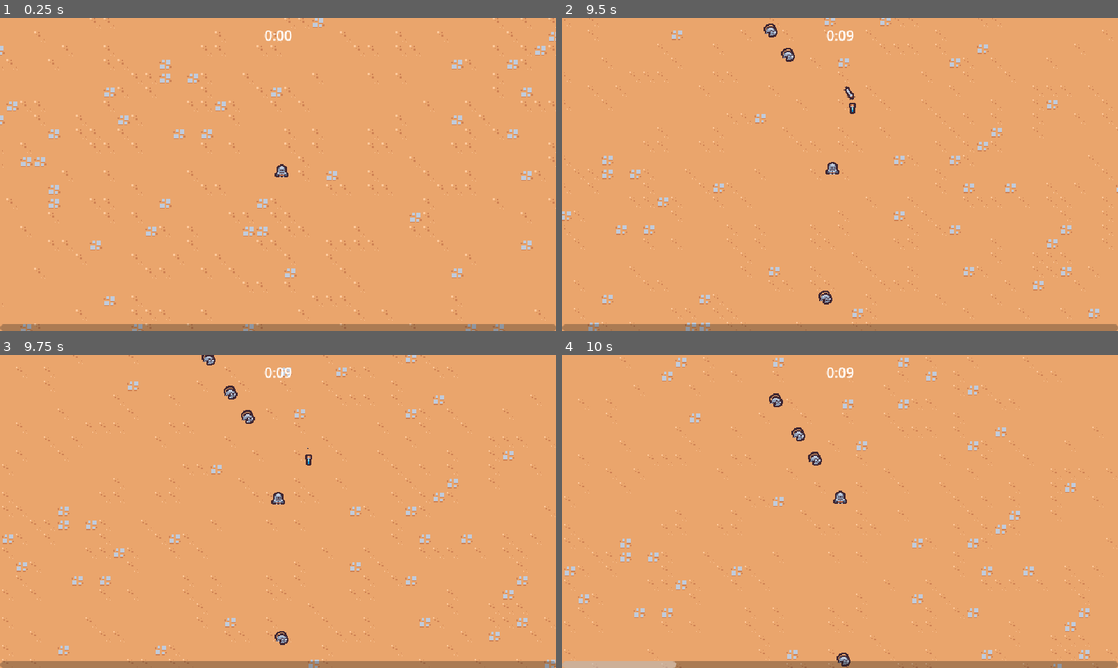
Above: before the commit, frames 1-4 (two rows, left to right).
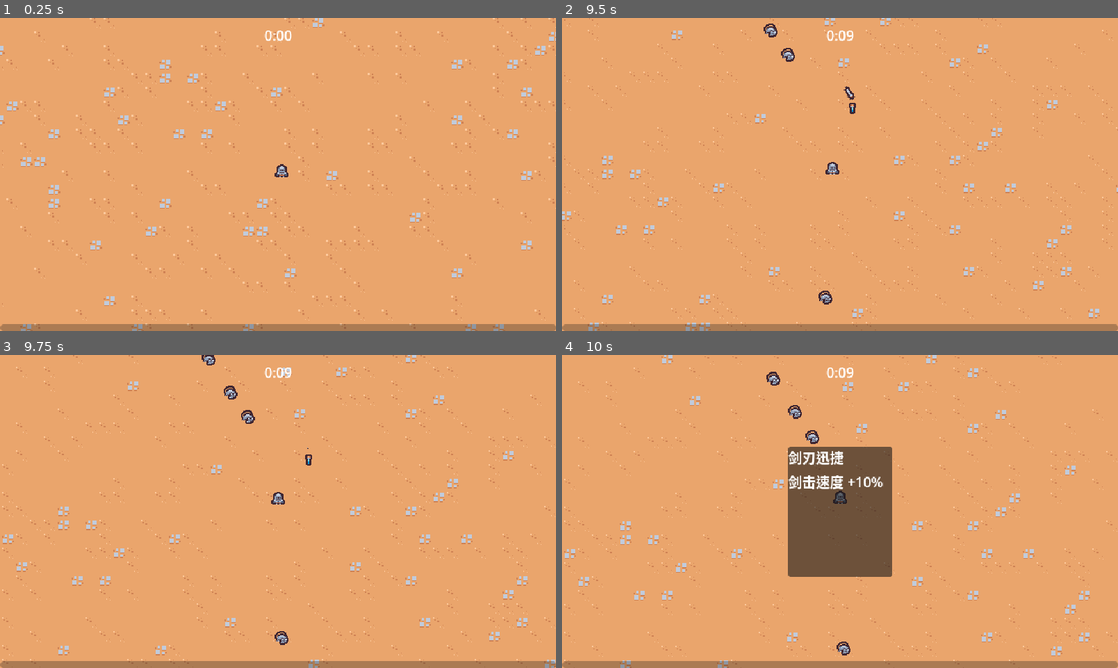
Above: after the commit, the same moments.

Repository: Yrainyw/2D-Survivors
Game: Godot game, scene res://Scenes/Main/Main.tscn
Same seed, same stepped clock (60 frames per second), same inputs: the game is played once before the commit and once after it.
Inputs:
- Up to frame 1 (0.25 s): no input
- Up to frame 2 (9.5 s): hold W (move_up) 0.53-2.03 s; hold A (move_left) 2.03-3.53 s; hold S (move_down) 3.53-4.28 s; hold D (move_right) 4.28-5.03 s; hold W (move_up) 5.03-5.78 s; hold D (move_right) 5.78-8.03 s; hold S (move_down) 8.03-8.78 s; hold A (move_left) from 8.78 s (still down)
- Up to frame 3 (9.75 s): release A (move_left) at 9.53 s; hold W (move_up) from 9.53 s (still down)
- Up to frame 4 (10 s): keep holding W (move_up)

Frames 1-3 are identical in both runs. In frame 4, 13% of the frame differs, in the area x 0-100%, y 0-100%.

Commit message:
Upgrade UI Groundwork

Diff:
--- a/Scenes/Ability/SwordAbility/sword_ability.gd
+++ b/Scenes/Ability/SwordAbility/sword_ability.gd
@@ -2,4 +2,4 @@
 
 class_name SwordAbility
 
-@onready var hitbox_component: HitboxComponent = $HitboxComponent
+@onready var hitbox_component : HitboxComponent = $HitboxComponent
--- a/Scenes/Ability/SwordAbilityController/sword_ability_controller.gd
+++ b/Scenes/Ability/SwordAbilityController/sword_ability_controller.gd
@@ -2,7 +2,7 @@
 
 const MAX_RANGE = 150
 
-@export var sword_ability: PackedScene
+@export var sword_ability : PackedScene
 
 var damage = 5
 
--- a/Scenes/Component/hurtbox_component.gd
+++ b/Scenes/Component/hurtbox_component.gd
@@ -2,7 +2,7 @@
 
 class_name HurtboxComponent
 
-@export var health_component: Node
+@export var health_component : Node
 
 
 func _ready():
--- a/Scenes/Component/vial_drop_component.gd
+++ b/Scenes/Component/vial_drop_component.gd
@@ -1,8 +1,8 @@
 extends Node
 
-@export_range(0, 1) var drop_percent: float = .5
-@export var health_component: Node
-@export var vial_scene: PackedScene
+@export_range(0, 1) var drop_percent : float = .5
+@export var health_component : Node
+@export var vial_scene : PackedScene
 
 
 func _ready():
--- a/Scenes/GameObjects/Enemy/basic_enemy.gd
+++ b/Scenes/GameObjects/Enemy/basic_enemy.gd
@@ -2,7 +2,7 @@
 
 const MAX_SPEED = 50
 
-@onready var health_component: HealthComponent = $HealthComponent
+@onready var health_component : HealthComponent = $HealthComponent
 
 
 func _process(_delta):
--- a/Scenes/Manager/enemy_manager.gd
+++ b/Scenes/Manager/enemy_manager.gd
@@ -2,7 +2,7 @@
 
 const SPAWN_RADIUS = 375
 
-@export var basic_enemy_scene: PackedScene
+@export var basic_enemy_scene : PackedScene
 
 
 func _ready():
--- a/Scenes/Manager/experience_manager.gd
+++ b/Scenes/Manager/experience_manager.gd
@@ -7,7 +7,7 @@
 
 var current_experience = 0
 var current_level = 1
-var target_experience = 5
+var target_experience = 1
 
 
 func _ready():
--- a/Scenes/Manager/upgrade_manager.gd
+++ b/Scenes/Manager/upgrade_manager.gd
@@ -2,6 +2,7 @@
 
 @export var upgrade_pool : Array[AbilityUpgrade]
 @export var experience_manager : Node
+@export var upgrade_screen_scene : PackedScene
 
 var current_upgrades = {}
 
@@ -16,12 +17,18 @@
 	if chosen_upgrade == null :
 		return
 
-	var has_upgrade = current_upgrades.has(chosen_upgrade.id)
+	var upgrade_screen_instance = upgrade_screen_scene.instantiate()
+	add_child(upgrade_screen_instance)
+	upgrade_screen_instance.set_ability_upgrades([chosen_upgrade] as Array[AbilityUpgrade])
+
+
+func apply_upgrade(upgrade : AbilityUpgrade):
+	var has_upgrade = current_upgrades.has(upgrade.id)
 
 	if !has_upgrade:
-		current_upgrades[chosen_upgrade.id] = {
-			"resource" : chosen_upgrade,
+		current_upgrades[upgrade.id] = {
+			"resource" : upgrade,
 			"quantity" : 1
 		}
 	else:
-		current_upgrades[chosen_upgrade.id]["quantity"] += 1
+		current_upgrades[upgrade.id]["quantity"] += 1
--- a/Scenes/Manager/upgrade_manager.tscn
+++ b/Scenes/Manager/upgrade_manager.tscn
@@ -1,8 +1,10 @@
-[gd_scene load_steps=3 format=3 uid="uid://d3dxlu7am3ke5"]
+[gd_scene load_steps=4 format=3 uid="uid://d3dxlu7am3ke5"]
 
 [ext_resource type="Script" path="res://Scenes/Manager/upgrade_manager.gd" id="1_7gpvw"]
 [ext_resource type="Resource" uid="uid://lxfb3a6ynqib" path="res://Scenes/Resources/Upgrades/sword_rate.tres" id="2_q1rfa"]
+[ext_resource type="PackedScene" uid="uid://bgurlcq1jy8iu" path="res://Scenes/UI/upgrade_screen.tscn" id="3_oh60e"]
 
 [node name="UpgradeManager" type="Node"]
 script = ExtResource("1_7gpvw")
 upgrade_pool = Array[Resource("res://Scenes/Resources/Upgrades/ability_upgrade.gd")]([ExtResource("2_q1rfa")])
+upgrade_screen_scene = ExtResource("3_oh60e")
--- a/Scenes/Resources/Upgrades/ability_upgrade.gd
+++ b/Scenes/Resources/Upgrades/ability_upgrade.gd
@@ -4,4 +4,4 @@
 
 @export var id : String
 @export var name : String
-@export_multiline  var discribtion : String
+@export_multiline  var description : String
--- a/Scenes/Resources/Upgrades/sword_rate.tres
+++ b/Scenes/Resources/Upgrades/sword_rate.tres
@@ -1,4 +1,4 @@
-[gd_resource type="Resource" load_steps=2 format=3 uid="uid://lxfb3a6ynqib"]
+[gd_resource type="Resource" script_class="AbilityUpgrade" load_steps=2 format=3 uid="uid://lxfb3a6ynqib"]
 
 [ext_resource type="Script" path="res://Scenes/Resources/Upgrades/ability_upgrade.gd" id="1_688an"]
 
@@ -6,4 +6,4 @@
 script = ExtResource("1_688an")
 id = "sword_rate"
 name = "剑刃迅捷"
-discribtion = "使剑攻击速度提升10%"
+description = "剑击速度 +10%"
--- /dev/null
+++ b/Scenes/UI/ability_upgrade_card.gd
@@ -0,0 +1,9 @@
+extends PanelContainer
+
+@onready var name_label: Label = $%NameLabel
+@onready var description_label : Label = $%DescriptionLabel
+
+
+func set_ability_upgrade(upgrade : AbilityUpgrade):
+	name_label.text = upgrade.name
+	description_label.text = upgrade.description
--- /dev/null
+++ b/Scenes/UI/ability_upgrade_card.tscn
@@ -0,0 +1,21 @@
+[gd_scene load_steps=2 format=3 uid="uid://xg137yttp6e"]
+
+[ext_resource type="Script" path="res://Scenes/UI/ability_upgrade_card.gd" id="1_bfu4f"]
+
+[node name="AbilityUpgradeCard" type="PanelContainer"]
+custom_minimum_size = Vector2(120, 150)
+script = ExtResource("1_bfu4f")
+
+[node name="VBoxContainer" type="VBoxContainer" parent="."]
+layout_mode = 2
+
+[node name="NameLabel" type="Label" parent="VBoxContainer"]
+unique_name_in_owner = true
+layout_mode = 2
+text = "TEST NAME"
+
+[node name="DescriptionLabel" type="Label" parent="VBoxContainer"]
+unique_name_in_owner = true
+layout_mode = 2
+text = "Write some describtion here: "
+autowrap_mode = 2
--- a/Scenes/UI/arena_time_ui.gd
+++ b/Scenes/UI/arena_time_ui.gd
@@ -1,6 +1,6 @@
 extends CanvasLayer
 
-@export var arena_timer_manager: Node
+@export var arena_timer_manager : Node
 @onready var label = %Label
 
 
--- a/Scenes/UI/experience_bar.gd
+++ b/Scenes/UI/experience_bar.gd
@@ -1,6 +1,6 @@
 extends CanvasLayer
 
-@export var experience_manager: Node
+@export var experience_manager : Node
 
 @onready var progress_bar = $MarginContainer/ProgressBar
 
--- /dev/null
+++ b/Scenes/UI/upgrade_screen.gd
@@ -0,0 +1,16 @@
+extends CanvasLayer
+
+@export var upgrade_card_scene : PackedScene
+
+@onready var card_container : HBoxContainer = $%CardContainer
+
+
+func _ready():
+	get_tree().paused = true
+
+
+func set_ability_upgrades(upgrades : Array[AbilityUpgrade]):
+	for upgrade in upgrades:
+		var card_instance = upgrade_card_scene.instantiate()
+		card_container.add_child(card_instance)
+		card_instance.set_ability_upgrade(upgrade)
--- /dev/null
+++ b/Scenes/UI/upgrade_screen.tscn
@@ -0,0 +1,22 @@
+[gd_scene load_steps=3 format=3 uid="uid://bgurlcq1jy8iu"]
+
+[ext_resource type="Script" path="res://Scenes/UI/upgrade_screen.gd" id="1_ps2jk"]
+[ext_resource type="PackedScene" uid="uid://xg137yttp6e" path="res://Scenes/UI/ability_upgrade_card.tscn" id="1_wsxrj"]
+
+[node name="UpgradeScreen" type="CanvasLayer"]
+process_mode = 3
+script = ExtResource("1_ps2jk")
+upgrade_card_scene = ExtResource("1_wsxrj")
+
+[node name="MarginContainer" type="MarginContainer" parent="."]
+anchors_preset = 15
+anchor_right = 1.0
+anchor_bottom = 1.0
+grow_horizontal = 2
+grow_vertical = 2
+
+[node name="CardContainer" type="HBoxContainer" parent="MarginContainer"]
+unique_name_in_owner = true
+layout_mode = 2
+size_flags_horizontal = 4
+size_flags_vertical = 4
